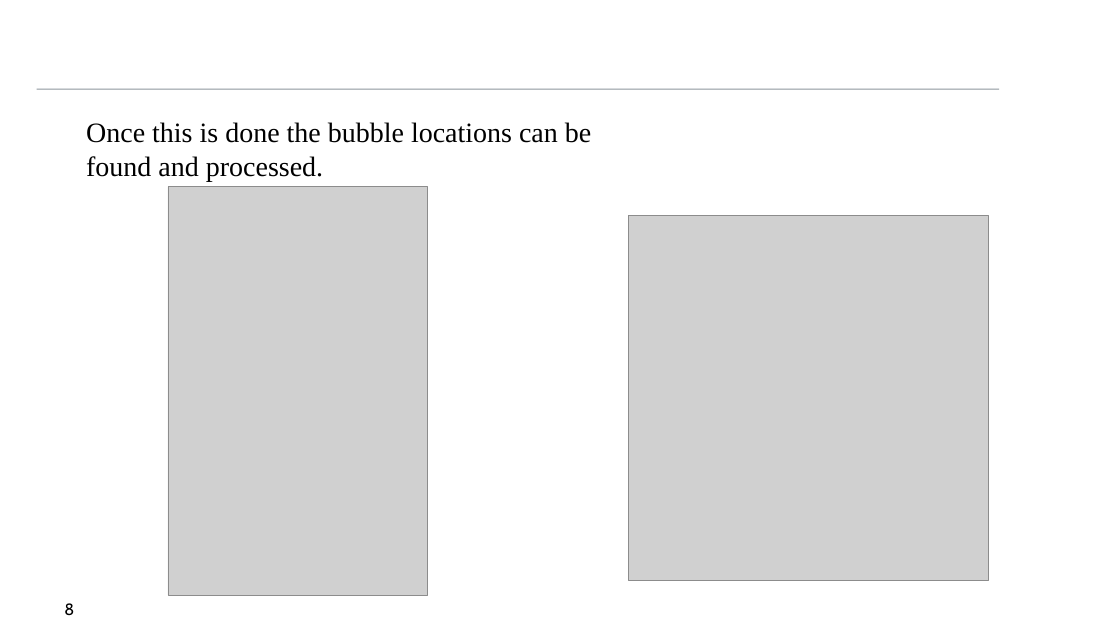
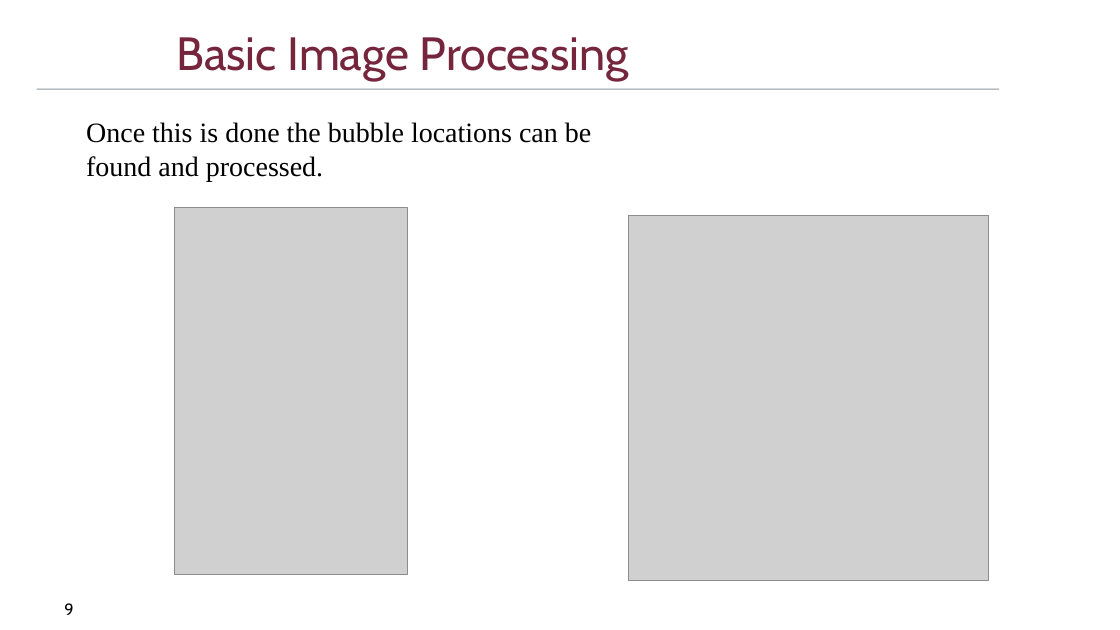
Before and after one commit to DriesSmit/SkripsieReport, a slide deck: slide 9 of OralExamination/SkripsieOral_APSmit.pptx (slide 8 before the commit). Drawn at 1120x630 pixels with LibreOffice and Linux fonts; fonts in the diff are those of the drawing; grey boxes stand for pictures; background and template pictures are left out. Boxes give left, top, right and bottom in pixels: in the first picture for what was removed or moved away, otherwise in the second. Text is boxed around its words. In the diff, an @@ line names an element or a change of style, - is before the commit and + after.

```diff
--- a/OralExamination/SkripsieOral_APSmit.pptx
+++ b/OralExamination/SkripsieOral_APSmit.pptx
@@ title added at bbox=[176, 37, 629, 81], 40 pt, text #75263D @@
+Basic Image Processing
@@ picture: place and size @@
-picture at bbox=[168, 187, 428, 596]
+picture at bbox=[174, 208, 407, 575]
@@ page number at bbox=[64, 603, 73, 615]: text changed @@
-8
+9
```
Also in this commit, not shown: 2 other slides changed, 3 slides added, 2 slides removed.
